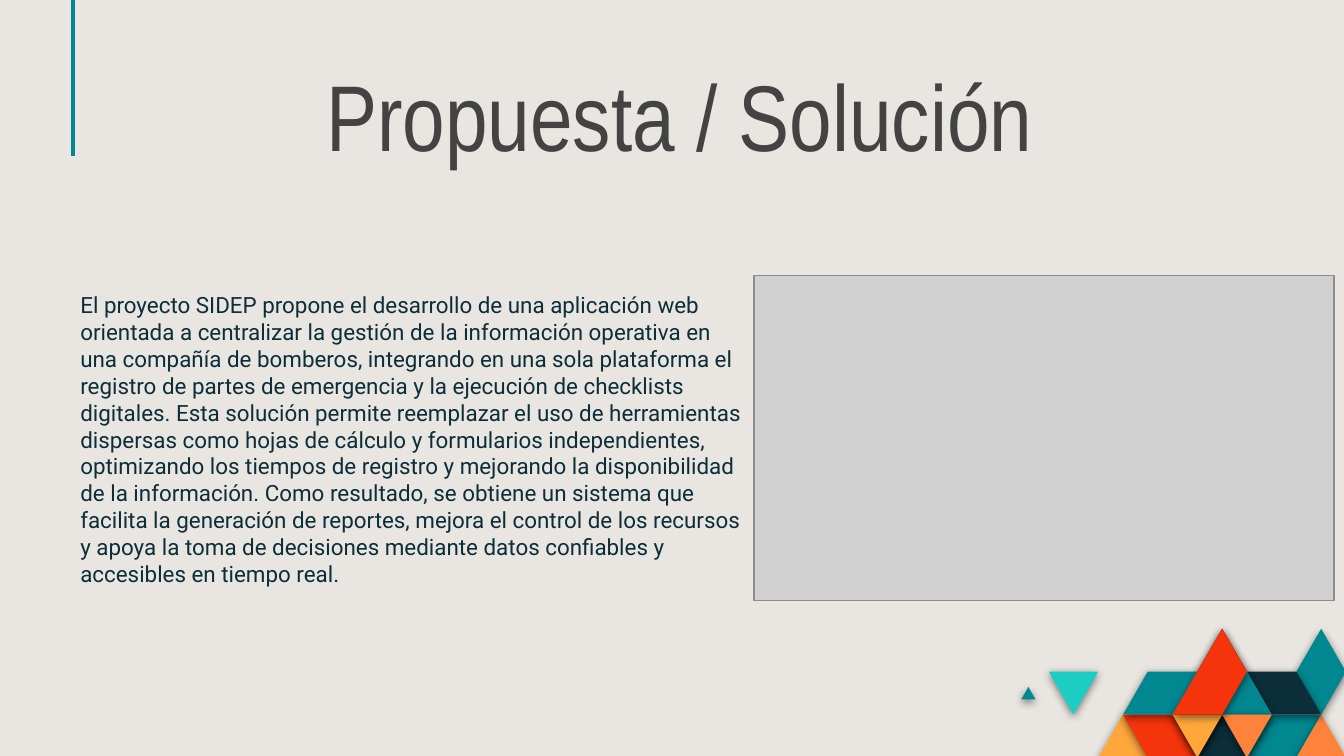
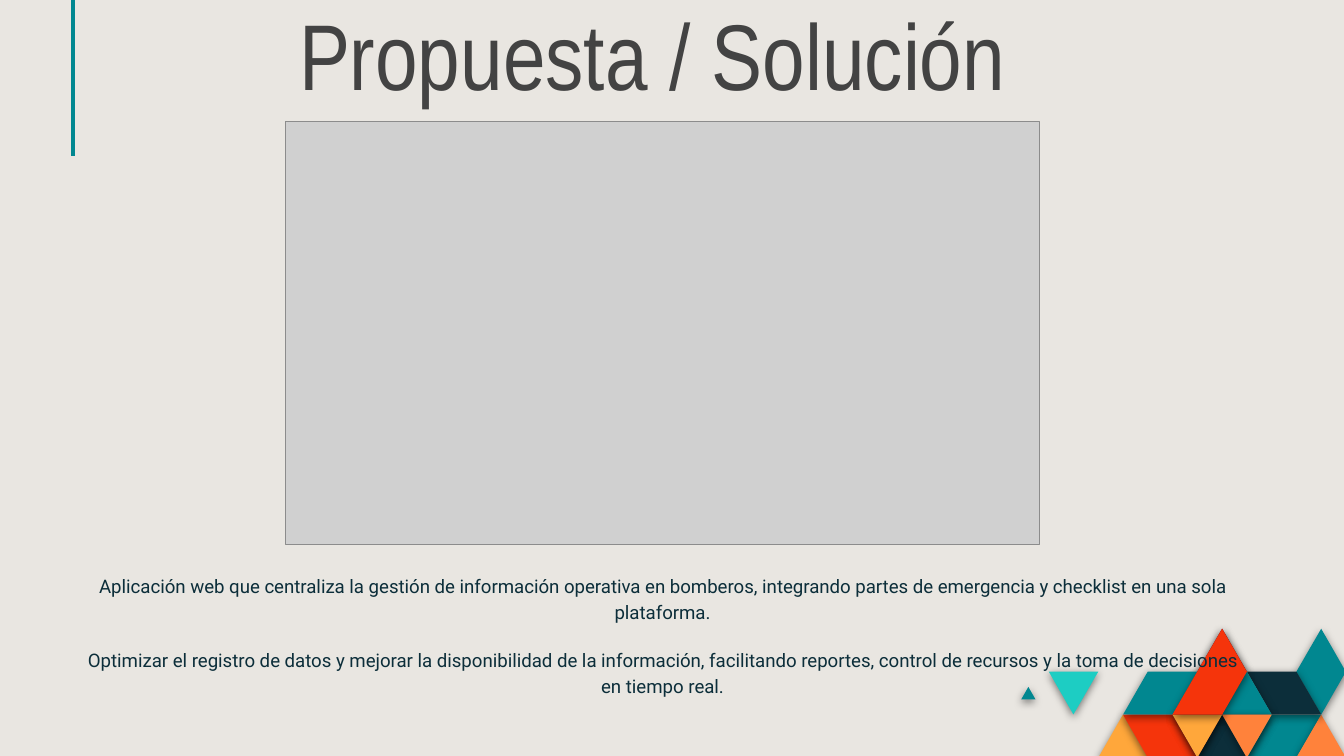
Before and after one commit to DiegoDLS-web/SIDEP, a slide deck: slide 4 of Fase 2/Evidencias Grupales/Presentación.pptx (slide 3 before the commit). Drawn at 1344x756 pixels with LibreOffice and Linux fonts; fonts in the diff are those of the drawing; grey boxes stand for pictures. Boxes give left, top, right and bottom in pixels: in the first picture for what was removed or moved away, otherwise in the second. Text is boxed around its words. In the diff, an @@ line names an element or a change of style, - is before the commit and + after.

```diff
--- a/Fase 2/Evidencias Grupales/Presentación.pptx
+++ b/Fase 2/Evidencias Grupales/Presentación.pptx
@@ title "Propuesta / Solución" moved from (x1=326, y1=82, x2=1033, y2=168) to (x1=299, y1=21, x2=1006, y2=107) @@
@@ picture resized from (x1=754, y1=276, x2=1335, y2=601) to (x1=285, y1=122, x2=1039, y2=544) @@
@@ subtitle removed at (x1=80, y1=296, x2=740, y2=587) @@
-El proyecto SIDEP propone el desarrollo de una aplicación web orientada a centralizar la gestión de la información operativa en una compañía de bomberos, integrando en una sola plataforma el registro de partes de emergencia y la ejecución de checklists digitales. Esta solución permite reemplazar el uso de herramientas dispersas como hojas de cálculo y formularios independientes, optimizando los tiempos de registro y mejorando la disponibilidad de la información. Como resultado, se obtiene un sistema que facilita la generación de reportes, mejora el control de los recursos y apoya la toma de decisiones mediante datos confiables y accesibles en tiempo real.
@@ subtitle added at (x1=88, y1=579, x2=1237, y2=697), 10 pt, text #0C2E3A @@
+Aplicación web que centraliza la gestión de información operativa en bomberos, integrando partes de emergencia y checklist en una sola plataforma.
+Optimizar el registro de datos y mejorar la disponibilidad de la información, facilitando reportes, control de recursos y la toma de decisiones en tiempo real.
```
Also in this commit, not shown: 3 other slides changed, 5 slides added, 7 slides removed, 2 other files.
